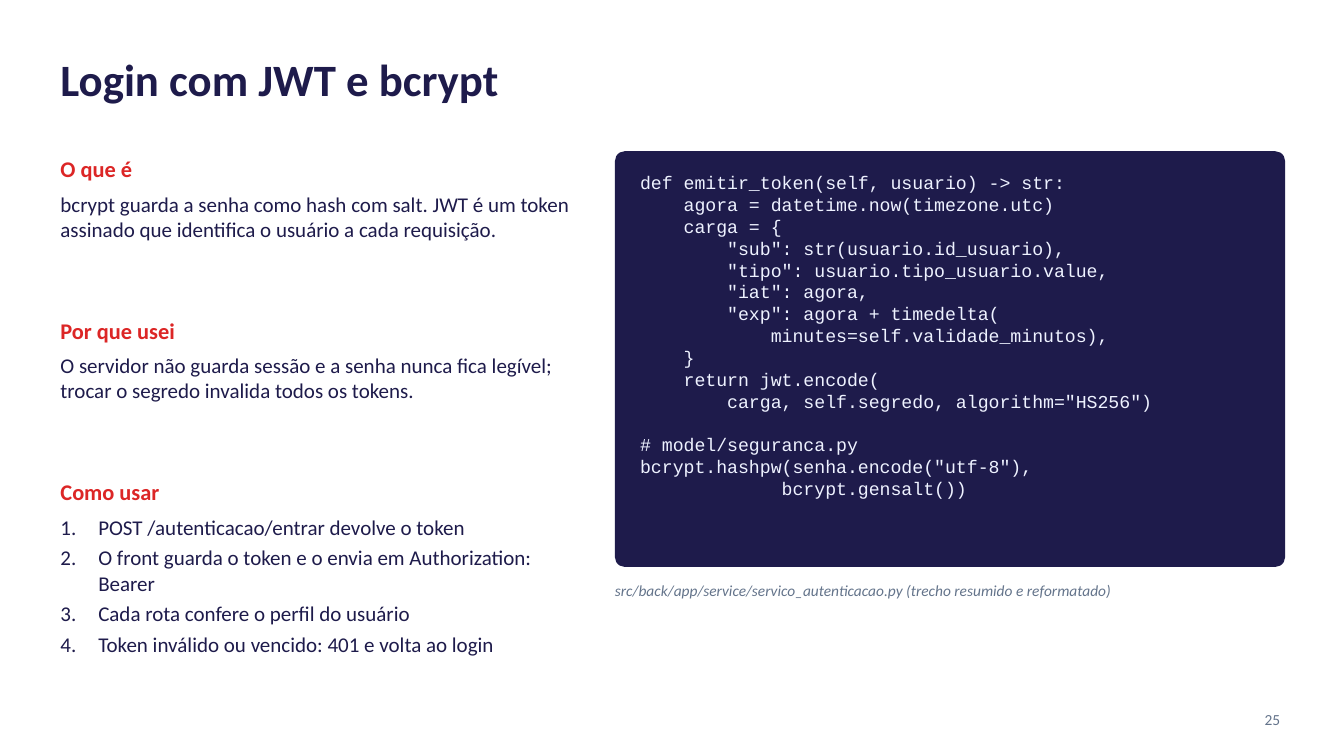
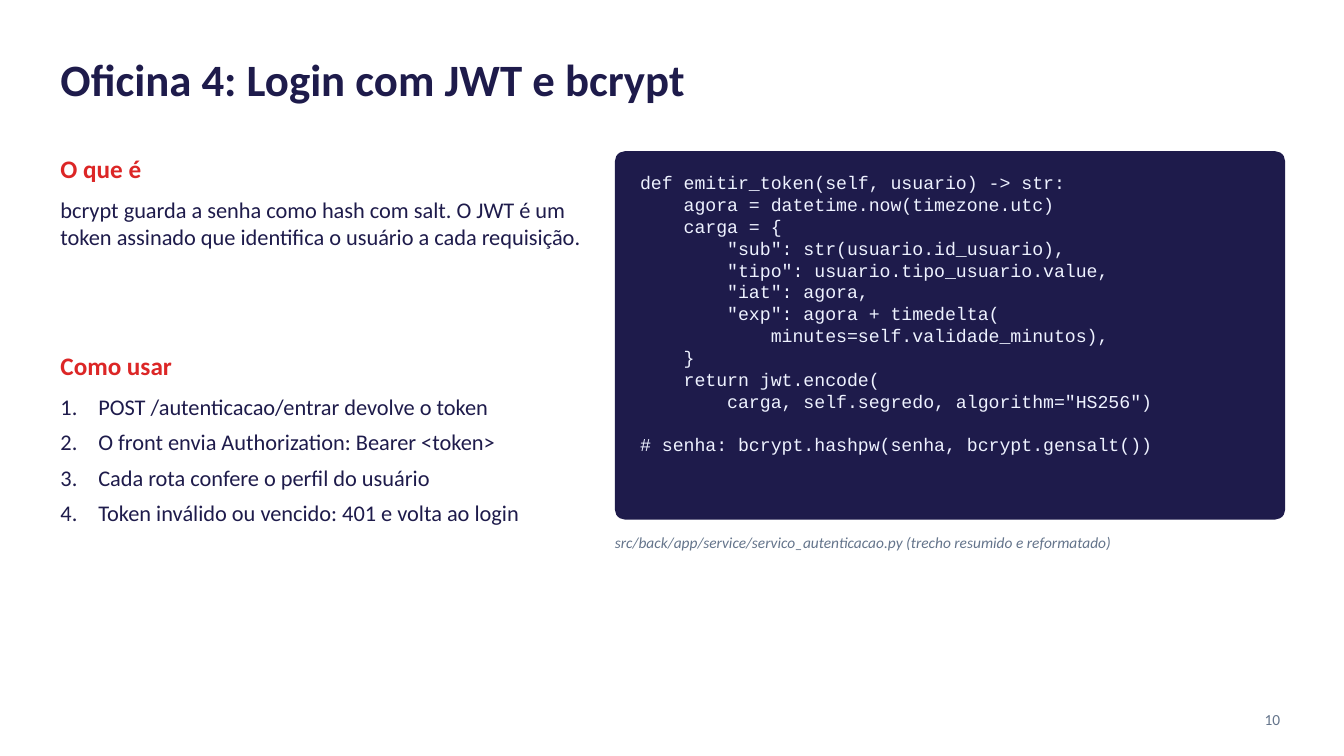
Before and after one commit to lucaslmchaves/sistema-moeda-estudantil, a slide deck: slide 10 of docs/apresentacao/Lab03S03-Apresentacao.pptx (slide 25 before the commit). Drawn at 1344x756 pixels with LibreOffice and Linux fonts; fonts in the diff are those of the drawing. Boxes give left, top, right and bottom in pixels: in the first picture for what was removed or moved away, otherwise in the second. Text is boxed around its words. In the diff, an @@ line names an element or a change of style, - is before the commit and + after.

```diff
--- a/docs/apresentacao/Lab03S03-Apresentacao.pptx
+++ b/docs/apresentacao/Lab03S03-Apresentacao.pptx
@@ title at (60, 64, 684, 104): text changed @@
-Login com JWT e bcrypt
+Oficina 4: Login com JWT e bcrypt
@@ text "O que é" at (60, 160, 142, 182): size 16 to 18 pt @@
@@ rounded rectangle: place and size @@
-rounded rectangle at (615, 151, 1286, 567)
+rounded rectangle at (615, 151, 1286, 519)
@@ rounded rectangle at (615, 151, 1286, 519): proportions changed @@
@@ text at (60, 202, 580, 249): text changed; size 15 to 16 pt @@
-bcrypt guarda a senha como hash com salt. JWT é um token assinado que identifica o usuário a cada requisição.
+bcrypt guarda a senha como hash com salt. O JWT é um token assinado que identifica o usuário a cada requisição.
@@ text removed at (60, 323, 175, 343) @@
-Por que usei
@@ text "Como usar" at (60, 358, 172, 375): size 16 to 18 pt @@
@@ text "Como usar": place and size @@
-text "Como usar" at (60, 485, 159, 500)
+text "Como usar" at (60, 358, 172, 375)
@@ text removed at (60, 358, 552, 402) @@
-O servidor não guarda sessão e a senha nunca fica legível; trocar o segredo invalida todos os tokens.
@@ text "POST /autenticacao/entrar devolve o token": place and size @@
-text "POST /autenticacao/entrar devolve o token" at (98, 520, 531, 656)
+text "POST /autenticacao/entrar devolve o token" at (98, 399, 519, 525)
@@ text at (98, 399, 519, 525): size 15 to 16 pt in "POST /autenticacao/entrar devolve o token", "Cada rota confere o perfil do usuário", "Token inválido ou vencido: 401 e volta ..."; more space between paragraphs @@
@@ text at (98, 434, 495, 450): text changed; size 15 to 16 pt @@
-2. O front guarda o token e o envia em Authorization: Bearer
+2. O front envia Authorization: Bearer <token>
@@ text at (662, 439, 1152, 455): text changed @@
-# model/seguranca.py
-bcrypt.hashpw(senha.encode("utf-8"),
-bcrypt.gensalt())
+# senha: bcrypt.hashpw(senha, bcrypt.gensalt())
@@ text "src/back/app/service/servico_autenticacao.py (trecho resumid ...": place and size @@
-text "src/back/app/service/servico_autenticacao.py (trecho resumid ..." at (615, 585, 1111, 599)
+text "src/back/app/service/servico_autenticacao.py (trecho resumid ..." at (615, 537, 1111, 551)
@@ page number at (1265, 715, 1281, 725): text changed @@
-25
+10
```
Also in this commit, not shown: 7 other slides changed, 3 slides added, 20 slides removed, 1 other file.
